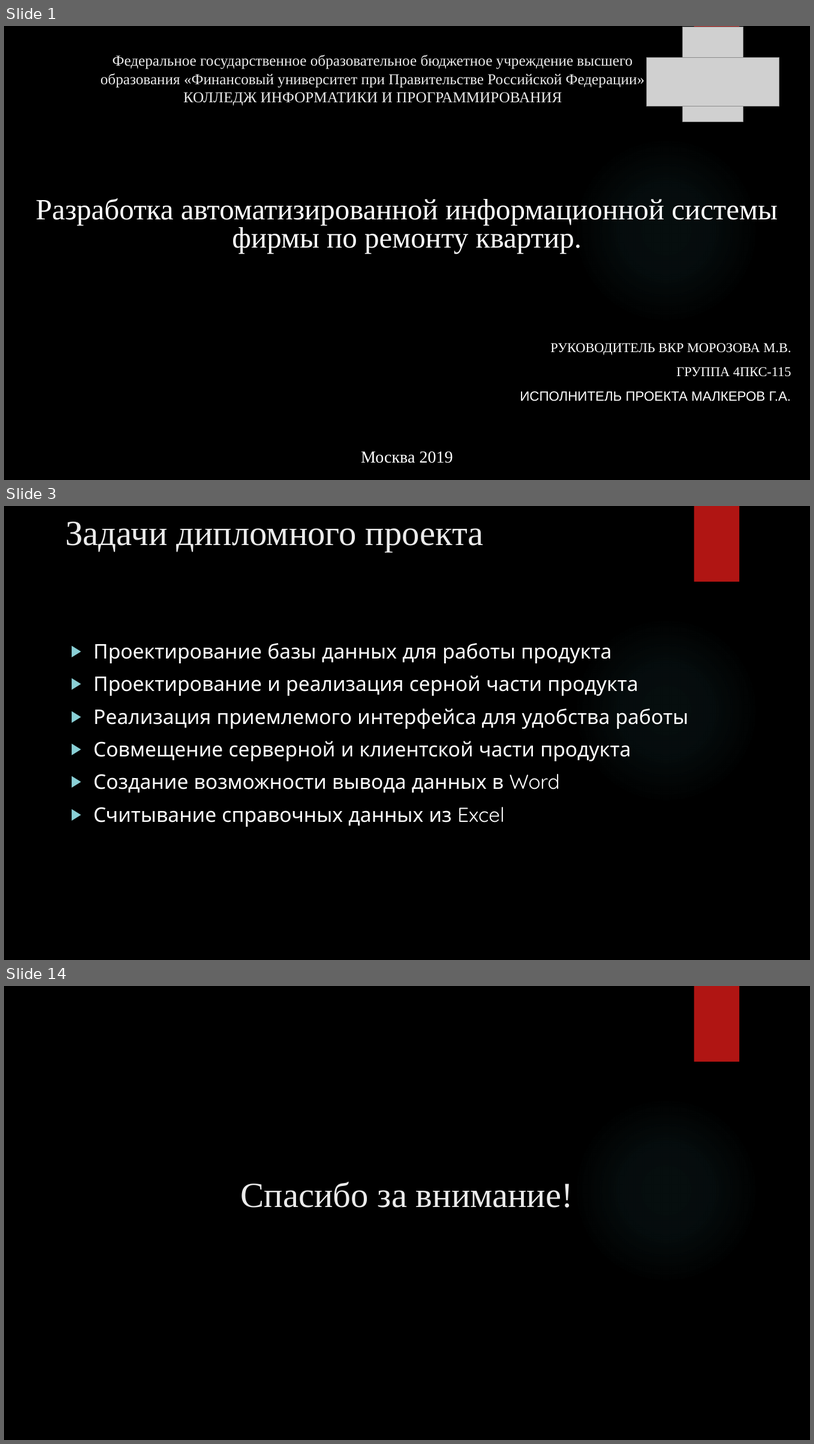
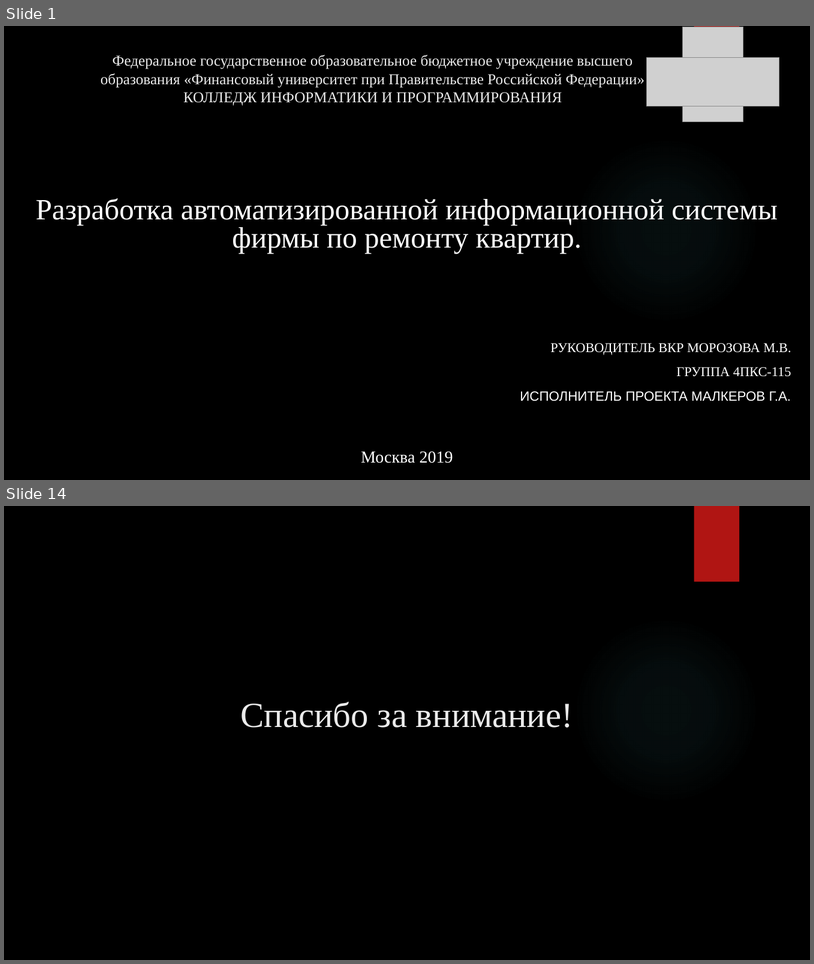
Before and after one commit to GENDOSMAL/Diplom, a slide deck: Documentation/Презентация к защите.pptx. Shown one above the other, each under a label of ours: slides 1, 3 and 14 before the commit, slides 1 and 14 after it; the slides between them are not shown. The pictures are 814x1444 and 814x964 pixels, drawn with LibreOffice and Linux fonts; fonts in the diff are those of the drawing; grey boxes stand for pictures; background and template pictures are left out. Boxes give left, top, right and bottom in pixels: in the first picture for what was removed or moved away, otherwise in the second. Text is boxed around its words. In the diff, an @@ line names an element or a change of style, - is before the commit and + after.

```diff
--- a/Documentation/Презентация к защите.pptx
+++ b/Documentation/Презентация к защите.pptx
@@ slide 3 removed at [4,506,810,960], background picture (left out); not listed: 2 template elements that a slide beside it also shows @@
@@ title removed at [65,522,484,552] @@
-Задачи дипломного проекта
@@ text removed at [93,643,689,826] @@
-▶ Проектирование базы данных для работы продукта
-▶ Проектирование и реализация серной части продукта
-▶ Реализация приемлемого интерфейса для удобства работы
-▶ Совмещение серверной и клиентской части продукта
-▶ Создание возможности вывода данных в Word
-▶ Считывание справочных данных из Excel
```
Also in this commit, not shown: 8 slides changed, 4 slides added, 3 other slides removed, 1 other file.
